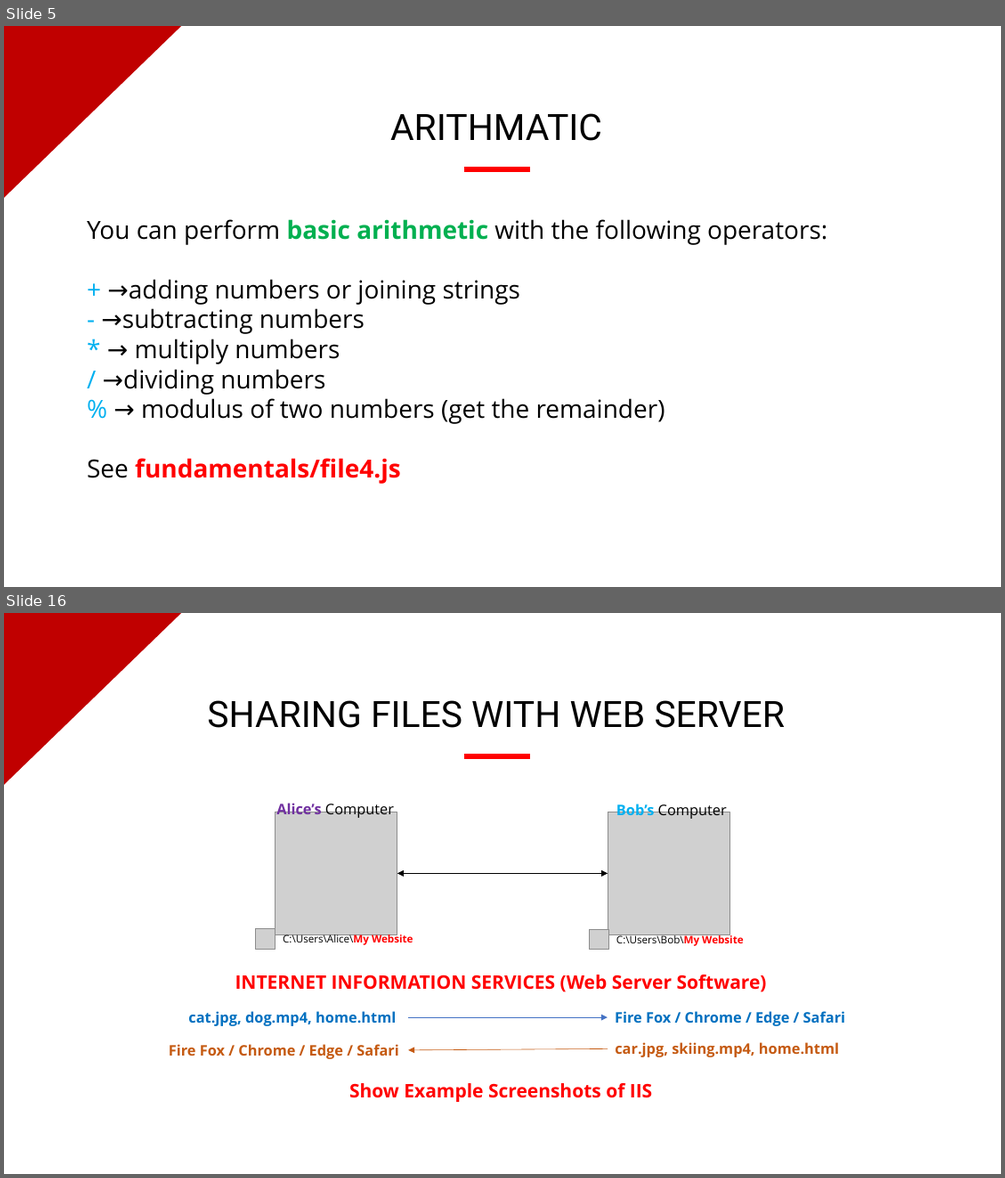
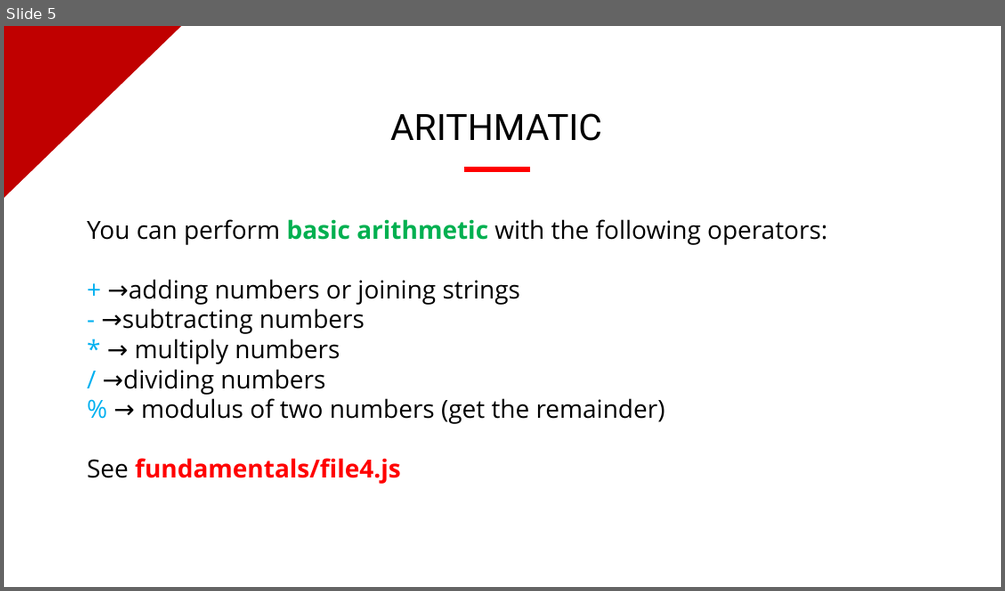
Before and after one commit to evermight/fullstack-training, a slide deck: crash-course/20230624-shell-js-python-php/fundamentals-of-coding.pptx. Shown one above the other, each under a label of ours: slides 5 and 16 before the commit, slide 5 after it; the slides between them are not shown. The pictures are 1005x1178 and 1005x591 pixels, drawn with LibreOffice and Linux fonts; fonts in the diff are those of the drawing; grey boxes stand for pictures; background and template pictures are left out. Boxes give left, top, right and bottom in pixels: in the first picture for what was removed or moved away, otherwise in the second. Text is boxed around its words. In the diff, an @@ line names an element or a change of style, - is before the commit and + after.

```diff
--- a/crash-course/20230624-shell-js-python-php/fundamentals-of-coding.pptx
+++ b/crash-course/20230624-shell-js-python-php/fundamentals-of-coding.pptx
@@ slide 16 removed at (4,613,1001,1174), background picture (left out); not listed: 1 template element that a slide beside it also shows @@
@@ text removed at (207,700,785,728) @@
-SHARING FILES WITH WEB SERVER
@@ rectangle removed at (465,755,530,758) @@
@@ picture removed at (275,811,397,934) @@
@@ text removed at (276,801,394,818) @@
-Alice’s Computer
@@ picture removed at (607,811,730,934) @@
@@ text removed at (616,802,727,819) @@
-Bob’s Computer
@@ double arrow removed from (397, 873) to (607, 873) @@
@@ picture removed at (255,929,275,949) @@
@@ text removed at (283,933,413,945) @@
-C:\Users\Alice\My Website
@@ picture removed at (589,929,609,949) @@
@@ text removed at (616,933,743,946) @@
-C:\Users\Bob\My Website
@@ text removed at (235,974,767,992) @@
-INTERNET INFORMATION SERVICES (Web Server Software)
@@ text removed at (188,1011,396,1026) @@
-cat.jpg, dog.mp4, home.html
@@ text removed at (615,1011,845,1026) @@
-Fire Fox / Chrome / Edge / Safari
@@ arrow removed from (409, 1018) to (607, 1018) @@
@@ text removed at (169,1044,398,1059) @@
-Fire Fox / Chrome / Edge / Safari
@@ arrow removed from (607, 1049) to (409, 1050) @@
@@ text removed at (615,1042,839,1057) @@
-car.jpg, skiing.mp4, home.html
@@ text removed at (349,1083,652,1102) @@
-Show Example Screenshots of IIS
```
Also in this commit, not shown: 7 slides changed, 3 slides added, 19 other slides removed, 29 other files.
